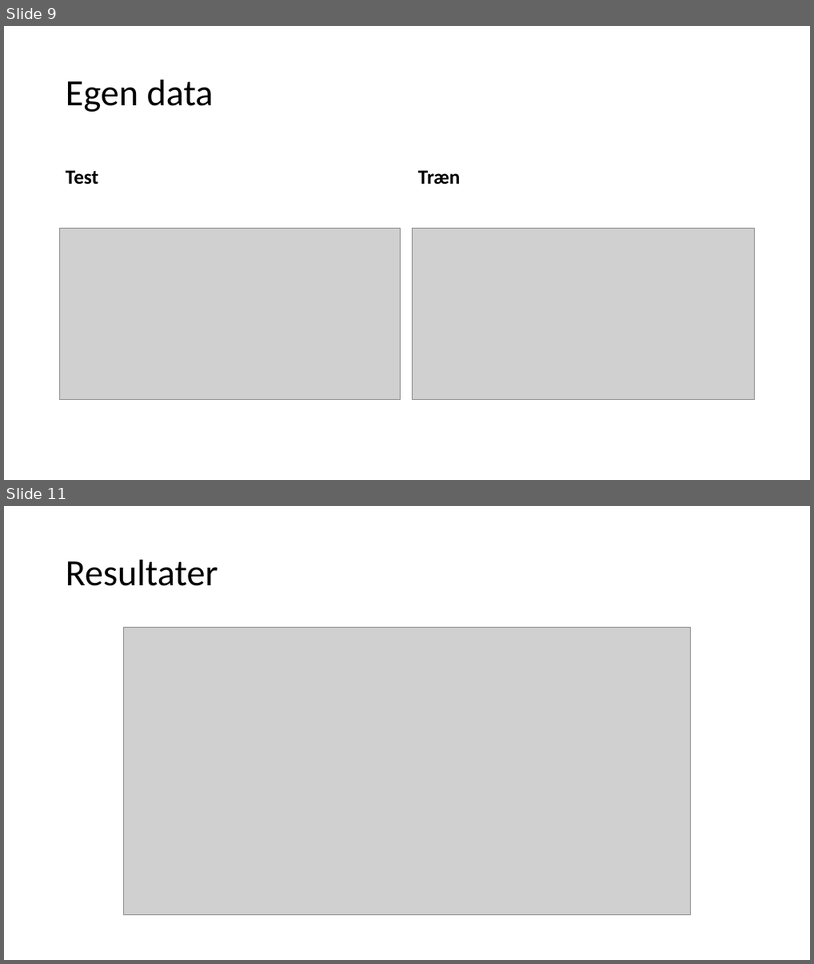
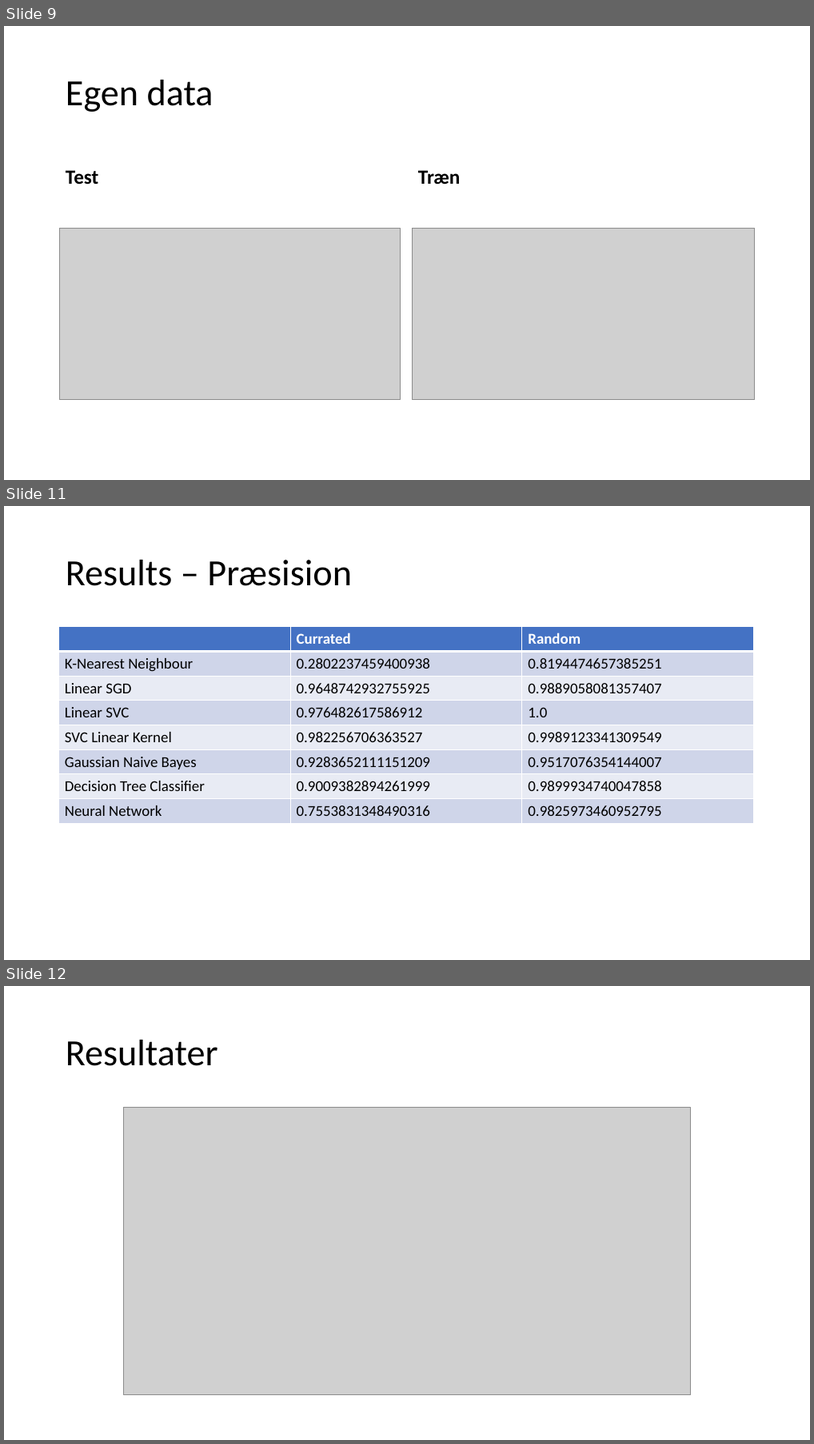
Before and after one commit to BenjaminElifLarsen/Machine_Learning_School, a slide deck: Case/Presentation/Presentation.pptx. Shown one above the other, each under a label of ours: slides 9 and 11 before the commit, slides 9, 11 and 12 after it; the slides between them are not shown. The pictures are 814x964 and 814x1444 pixels, drawn with LibreOffice and Linux fonts; fonts in the diff are those of the drawing; grey boxes stand for pictures. Boxes give left, top, right and bottom in pixels: in the first picture for what was removed or moved away, otherwise in the second. Text is boxed around its words. In the diff, an @@ line names an element or a change of style, - is before the commit and + after.

Commit message:
now getting results for all classifiers using random data

```diff
--- a/Case/Presentation/Presentation.pptx
+++ b/Case/Presentation/Presentation.pptx
@@ slide 11 added at (4,506,810,960), background #FFFFFF @@
@@ title added at (66,560,352,586), 44 pt, text #000000 @@
+Results – Præsision
@@ table added at (58,627,754,823), 8 rows, 3 columns @@
+ | Currated | Random
+K-Nearest Neighbour | 0.2802237459400938 | 0.8194474657385251
+Linear SGD | 0.9648742932755925 | 0.9889058081357407
+Linear SVC | 0.976482617586912 | 1.0
+SVC Linear Kernel | 0.982256706363527 | 0.9989123341309549
+Gaussian Naive Bayes | 0.9283652111151209 | 0.9517076354144007
+Decision Tree Classifier | 0.9009382894261999 | 0.9899934740047858
+Neural Network | 0.7553831348490316 | 0.9825973460952795
@@ what was slide 11 is now slide 12 @@
```
Also in this commit, not shown: 1 slide changed, 1 other file.
